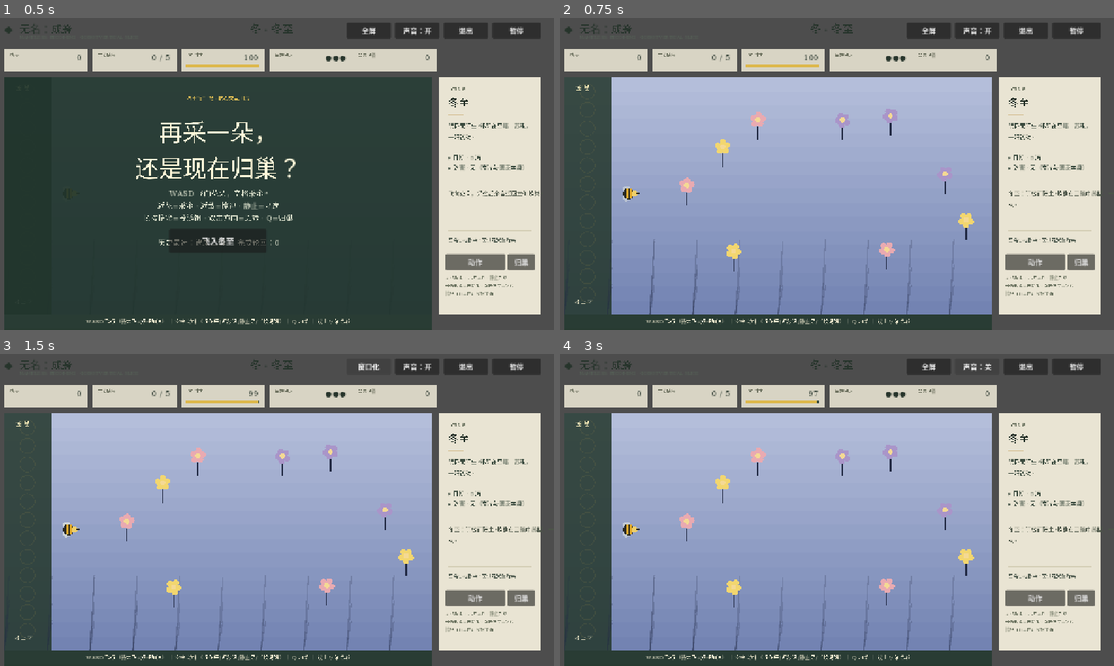
Above: before the commit, frames 1-4 (two rows, left to right).
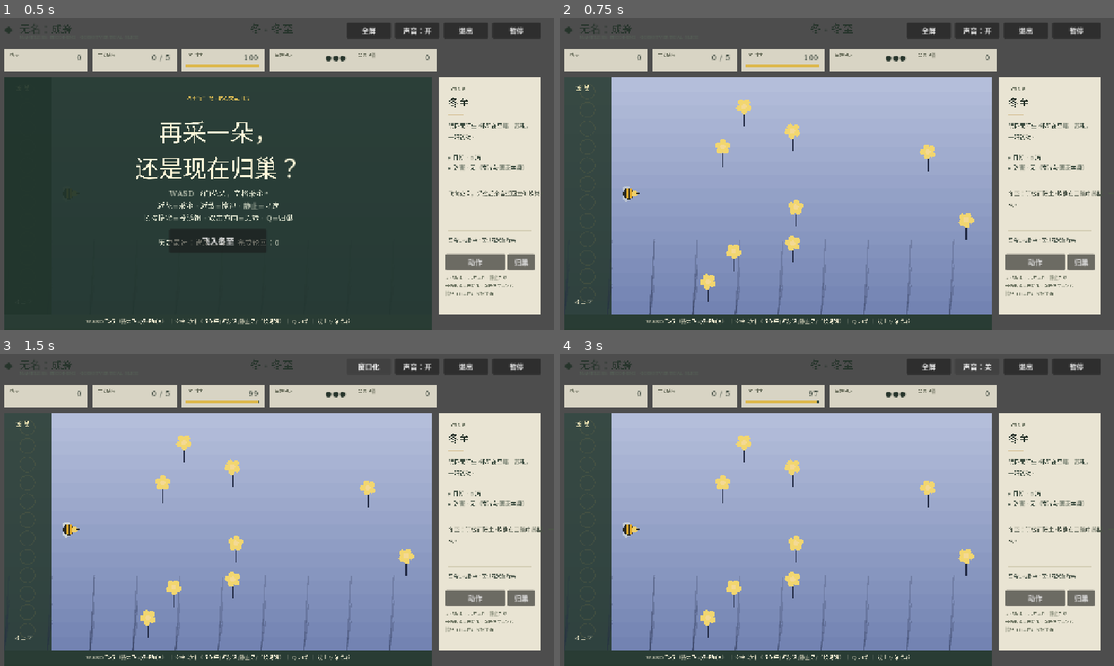
Above: after the commit, the same moments.

Repository: alanthssss/nameless-becoming
Game: Godot game, scene res://main.tscn
Same seed, same stepped clock (60 frames per second), same inputs: the game is played once before the commit and once after it.
Inputs:
- Up to frame 1 (0.5 s): no input
- Up to frame 2 (0.75 s): click "飞入冬至" at 0.5 s
- Up to frame 3 (1.5 s): click "全屏" at 1.25 s
- Up to frame 4 (3 s): click "窗口化" at 2 s; click "声音：开" at 2.75 s

Frame 1 is identical in both runs. In frame 2, 1.2% of the frame differs, in the area x 21-75%, y 26-91%; in frame 3, 1.2%; in frame 4, 1.2%.

Commit message:
feat: 花物候学春季验证——六花型数据驱动 + 花粉传递 + 连环花
Phase 2 数据驱动铺底:
- 新增 flowers.json：四季花型配置（spring/summer/autumn/winter）
- seasons.json：5 个春季节令增加 flower_set=spring
- main.gd 花朵生成改为按 flower_set 权重选取花型
- 花朵对象增加 type/max_nectar/triggers_growth 字段
- draw_flower 按 type 使用 FLOWER_TYPE_COLORS 区分颜色+标注名称

Phase 1 春季行为:
- 花粉传递：连续采两朵不同花(2s内)→第二朵蜜量+1
- 连环花：采完一朵后2s内采相邻(≤120px)同型花→蜜量+1(上限+3)
- 连环花连接线：窗口内从上一朵画指引线到附近同型花
- 采蜜消息优先级：连环>花粉>机制>默认

其他:
- pollination_mechanic spawn_new_flower 增加 type=nectar_bloom
- recovery_flower 增加 type/max_nectar 字段
- smoke_test 增加 flowers.json 结构断言 + spring flower_set 断言
- 全量测试通过：smoke + flow + boss_term + headless启动

Diff:
--- /dev/null
+++ b/godot/data/flowers.json
@@ -0,0 +1,34 @@
+{
+  "spring": {
+    "types": [
+      {"id": "nectar_bloom", "nectar_base": 3, "weight": 0.40},
+      {"id": "first_bloom", "nectar_base": 2, "triggers_growth": true, "weight": 0.30},
+      {"id": "chain_bloom", "nectar_base": 2, "weight": 0.30}
+    ],
+    "pollen_transfer": {"bonus": 1, "window_s": 2.0},
+    "chain_bloom": {"bonus": 1, "window_s": 2.0, "cap": 3, "range_px": 120}
+  },
+  "summer": {
+    "types": [
+      {"id": "nectar_bloom", "nectar_base": 3, "weight": 0.30},
+      {"id": "peak_bloom", "nectar_base": 5, "weight": 0.50},
+      {"id": "cascade_bloom", "nectar_base": 7, "weight": 0.20}
+    ]
+  },
+  "autumn": {
+    "types": [
+      {"id": "nectar_bloom", "nectar_base": 3, "weight": 0.25},
+      {"id": "fading_bloom", "nectar_base": 2, "weight": 0.35},
+      {"id": "late_bloom", "nectar_base": 4, "weight": 0.25},
+      {"id": "seed_bloom", "nectar_base": 1, "weight": 0.15}
+    ]
+  },
+  "winter": {
+    "types": [
+      {"id": "nectar_bloom", "nectar_base": 2, "weight": 0.15},
+      {"id": "hidden_bloom", "nectar_base": 2, "weight": 0.40},
+      {"id": "warmth_bloom", "nectar_base": 3, "weight": 0.25},
+      {"id": "frozen_bloom", "nectar_base": 3, "weight": 0.20}
+    ]
+  }
+}
--- a/godot/data/seasons.json
+++ b/godot/data/seasons.json
@@ -60,6 +60,7 @@
     "yang": 32,
     "goal": 6,
     "flowers": 8,
+    "flower_set": "spring",
     "mosquitoes": 1,
     "ants": 0,
     "crickets": 0,
@@ -78,6 +79,7 @@
     "yang": 38,
     "goal": 7,
     "flowers": 8,
+    "flower_set": "spring",
     "mosquitoes": 1,
     "ants": 0,
     "crickets": 0,
@@ -96,6 +98,7 @@
     "yang": 44,
     "goal": 7,
     "flowers": 8,
+    "flower_set": "spring",
     "mosquitoes": 1,
     "ants": 1,
     "crickets": 0,
@@ -123,6 +126,7 @@
     "yang": 56,
     "goal": 8,
     "flowers": 8,
+    "flower_set": "spring",
     "mosquitoes": 2,
     "ants": 1,
     "crickets": 0,
@@ -141,6 +145,7 @@
     "yang": 62,
     "goal": 9,
     "flowers": 8,
+    "flower_set": "spring",
     "mosquitoes": 3,
     "ants": 1,
     "crickets": 0,
--- a/godot/scripts/main.gd
+++ b/godot/scripts/main.gd
@@ -4,6 +4,19 @@
 const HIVE_X := 132.0
 const HIVE_SAFE_X := 225.0
 const FLOWER_COLORS := [Color("f2d66f"), Color("e9aab1"), Color("a995c9")]
+const FLOWER_TYPE_COLORS := {
+	"nectar_bloom": Color("f2d66f"),
+	"first_bloom": Color("c8e89a"),
+	"chain_bloom": Color("e8a0d4"),
+	"peak_bloom": Color("e07845"),
+	"fading_bloom": Color("b89070"),
+	"late_bloom": Color("d4b060"),
+	"seed_bloom": Color("a8c878"),
+	"hidden_bloom": Color("8899bb"),
+	"warmth_bloom": Color("e8a06a"),
+	"frozen_bloom": Color("a0c4d4"),
+	"cascade_bloom": Color("cc66aa")
+}
 const TERMS := ["立春", "雨水", "惊蛰", "春分", "清明", "谷雨", "立夏", "小满", "芒种", "夏至", "小暑", "大暑", "立秋", "处暑", "白露", "秋分", "寒露", "霜降", "立冬", "小雪", "大雪", "冬至", "小寒", "大寒"]
 const SEASON_LENGTH := 6
 const UPGRADE_CAP := 6
@@ -59,6 +72,19 @@
 var paused_from_phase := "playing"
 var persistence_enabled := true
 
+# 花物候学：花型配置与春季行为状态
+var flower_configs: Dictionary = {}
+var last_harvest_index := -1
+var last_harvest_time := 0.0
+var pollen_transfer_window := 2.0
+var pollen_transfer_bonus := 1
+var chain_timer := 0.0
+var chain_last_index := -1
+var chain_bonus_count := 0
+var chain_window_s := 2.0
+var chain_cap := 3
+var chain_range_px := 120.0
+
 var title_label: Label
 var term_label: Label
 var carried_label: Label
@@ -114,6 +140,7 @@
 	apply_display_settings()
 	load_stage_data()
 	load_balance_data()
+	load_flower_data()
 	load_upgrade_data()
 	load_boss_data()
 	bee = BeePlayer.new()
@@ -214,10 +241,38 @@
 	else:
 		push_error("平衡参数格式错误")
 
+func load_flower_data() -> void:
+	var file := FileAccess.open("res://data/flowers.json", FileAccess.READ)
+	if file == null:
+		push_warning("无法读取花型数据，将使用基线蜜花")
+		return
+	var parsed = JSON.parse_string(file.get_as_text())
+	if parsed is Dictionary:
+		flower_configs = parsed
+	else:
+		push_warning("花型数据格式错误，将使用基线蜜花")
+
 func balance_value(section: String, key: String, fallback: float) -> float:
 	if balance.has(section) and balance[section] is Dictionary:
 		return float(balance[section].get(key, fallback))
 	return fallback
+
+## 花物候学：按权重随机选取花型
+func _pick_flower_type(types: Array) -> Dictionary:
+	if types.is_empty():
+		return {"id": "nectar_bloom", "nectar_base": 3}
+	var total_weight := 0.0
+	for t in types:
+		total_weight += float(t.get("weight", 1.0))
+	if total_weight <= 0.0:
+		return types[0]
+	var roll := rng.randf() * total_weight
+	var cumulative := 0.0
+	for t in types:
+		cumulative += float(t.get("weight", 1.0))
+		if roll <= cumulative:
+			return t
+	return types[-1]
 
 func make_label(parent: Node, text: String, position: Vector2, size: Vector2, font_size: int, color := Color("252a22")) -> Label:
 	var label := Label.new()
@@ -474,18 +529,47 @@
 	decoys.clear()
 	tuning_blooms.clear()
 	pollen.clear()
+	# 花物候学：重置花粉传递与连环花状态
+	last_harvest_index = -1
+	last_harvest_time = 0.0
+	chain_timer = 0.0
+	chain_last_index = -1
+	chain_bonus_count = 0
 	var data: Dictionary = stages[index]
 	bee.configure(float(data.energy_drain))
 	bee.reset_for_expedition(Vector2(180, 410))
+	# 花物候学：按 flower_set 读取花型权重生成
+	var flower_set_id := str(data.get("flower_set", ""))
+	var ftypes: Array = []
+	pollen_transfer_window = 0.0
+	chain_window_s = 0.0
+	if flower_set_id != "" and flower_configs.has(flower_set_id):
+		var fset: Dictionary = flower_configs[flower_set_id]
+		ftypes = fset.get("types", [])
+		if fset.has("pollen_transfer"):
+			var pt: Dictionary = fset["pollen_transfer"]
+			pollen_transfer_window = float(pt.get("window_s", 2.0))
+			pollen_transfer_bonus = int(pt.get("bonus", 1))
+		if fset.has("chain_bloom"):
+			var cb: Dictionary = fset["chain_bloom"]
+			chain_window_s = float(cb.get("window_s", 2.0))
+			chain_cap = int(cb.get("cap", 3))
+			chain_range_px = float(cb.get("range_px", 120.0))
 	for i in int(data.flowers):
 		var flower_position := find_spaced_flower_position(82.0)
+		var ftype := _pick_flower_type(ftypes)
+		var base_nectar := int(ftype.get("nectar_base", 3))
+		var nectar_val: int = max(2, roundi(base_nectar * float(data.nectar_scale))) + extra_nectar
 		flowers.append({
 			"id": i,
 			"position": flower_position,
-			"nectar": max(2, roundi(rng.randf_range(3, 6) * float(data.nectar_scale))) + extra_nectar,
+			"nectar": nectar_val,
+			"max_nectar": nectar_val,
 			"kind": i % 3,
 			"phase": rng.randf_range(0, TAU),
-			"recovery": false
+			"recovery": false,
+			"type": ftype.get("id", "nectar_bloom"),
+			"triggers_growth": bool(ftype.get("triggers_growth", false))
 		})
 	# 敌物候学：五类小怪按节令物候生成（见 docs/design/enemy-phenology.md）
 	for i in int(data.get("mosquitoes", 0)):
@@ -581,6 +665,9 @@
 	# 双击方向键 = 急转闪避
 	_check_double_tap_evade(delta)
 
+	# 花物候学：连环花窗口倒计时
+	chain_timer = maxf(0.0, chain_timer - delta)
+
 	# 归巢：Q 键自动飞回蜂巢
 	if Input.is_action_just_pressed("return_hive"):
 		bee.set_move_target(HIVE_RETURN_POS)
@@ -612,13 +699,47 @@
 			if harvest_clock >= balance_value("player", "harvest_interval", 0.42) / harvest_multiplier:
 				harvest_clock = 0.0
 				var flower: Dictionary = flowers[nearby]
+				var ftype := str(flower.get("type", "nectar_bloom"))
 				flower.nectar = int(flower.nectar) - 1
+				var harvest_msg := ""
+				var bonus_nectar := 0
+				# 花物候学：花粉传递——连续采两朵不同花，第二朵蜜量+1
+				if pollen_transfer_window > 0.0 and last_harvest_index >= 0 and last_harvest_index != nearby:
+					var time_since := elapsed - last_harvest_time
+					if time_since <= pollen_transfer_window:
+						bonus_nectar += pollen_transfer_bonus
+						harvest_msg = "花粉传递：携带的花粉让这朵花蜜量更丰。"
+				# 花物候学：连环花——采完一朵后2秒内采相邻同型花，蜜量+1
+				if ftype == "chain_bloom" and chain_window_s > 0.0:
+					if chain_timer > 0.0 and chain_last_index >= 0 and chain_bonus_count < chain_cap:
+						var prev_pos: Vector2 = flowers[chain_last_index].position
+						if flower.position.distance_to(prev_pos) <= chain_range_px:
+							bonus_nectar += 1
+							chain_bonus_count += 1
+							harvest_msg = "连环花路线：连续采蜜让花田更慷慨。（%d/%d）" % [chain_bonus_count, chain_cap]
+					chain_last_index = nearby
+					chain_timer = chain_window_s
+				else:
+					if chain_window_s > 0.0:
+						chain_timer = 0.0
+						chain_last_index = -1
+						chain_bonus_count = 0
+				# 应用加成（花蜜不减反增）
+				flower.nectar = int(flower.nectar) + bonus_nectar
 				flowers[nearby] = flower
 				carried += 1
 				sound.play_cue("harvest")
 				spawn_pollen(flower.position)
+				var msg_before := message
 				season_mechanics.on_harvest(nearby)
-				message = "花香正在变淡。还要继续停留吗？" if flower.nectar > 0 else "这朵花已经采尽。"
+				if harvest_msg != "":
+					message = harvest_msg
+				elif message != msg_before:
+					pass
+				else:
+					message = "花香正在变淡。还要继续停留吗？" if flower.nectar > 0 else "这朵花已经采尽。"
+				last_harvest_index = nearby
+				last_harvest_time = elapsed
 		elif not action_decoy_fired and action_hold_time >= DECOY_HOLD_THRESHOLD and carried > 0 and not near_enemy:
 			# 长按空格 + 携蜜 + 无花无敌 = 投蜜诱饵
 			action_decoy_fired = true
@@ -1430,7 +1551,7 @@
 		clampf(origin.x + rng.randf_range(-45.0, 45.0), HIVE_SAFE_X + 45.0, WORLD.end.x - 50.0),
 		clampf(origin.y + rng.randf_range(-45.0, 45.0), WORLD.position.y + 55.0, WORLD.end.y - 55.0)
 	)
-	flowers.append({"id": recovery_flower_serial, "position": recovery_position, "nectar": amount, "kind": 1, "phase": rng.randf_range(0, TAU), "recovery": true})
+	flowers.append({"id": recovery_flower_serial, "position": recovery_position, "nectar": amount, "max_nectar": amount, "kind": 1, "phase": rng.randf_range(0, TAU), "recovery": true, "type": "nectar_bloom"})
 	recovery_flower_serial += 1
 	spawn_pollen(recovery_position)
 
@@ -1655,6 +1776,18 @@
 		var y := 570.0 + sin(float(i) * 2.1) * 60.0
 		draw_line(Vector2(x, WORLD.end.y), Vector2(x + 10, y), Color(deep, 0.2), 3)
 
+	# 花物候学：连环花连接线（窗口内时，从上一朵连环花画指引线到附近同型花）
+	if chain_timer > 0.0 and chain_last_index >= 0 and chain_last_index < flowers.size():
+		var chain_pos: Vector2 = flowers[chain_last_index].position
+		for i in flowers.size():
+			var fl: Dictionary = flowers[i]
+			if i == chain_last_index or int(fl.nectar) <= 0:
+				continue
+			if str(fl.get("type", "")) != "chain_bloom":
+				continue
+			if chain_pos.distance_to(fl.position) <= chain_range_px:
+				var pulse := 0.3 + 0.2 * sin(elapsed * 5.0)
+				draw_line(chain_pos, fl.position, Color("e8a0d4", pulse), 2.0)
 	for flower in flowers:
 		draw_flower(flower)
 	for phantom in phantom_flowers:
@@ -1723,6 +1856,8 @@
 	var alive := int(flower.nectar) > 0 and not sleeping
 	var recovery := bool(flower.get("recovery", false))
 	var alpha := 1.0 if alive else 0.28
+	var ftype := str(flower.get("type", "nectar_bloom"))
+	var petal_base: Color = FLOWER_TYPE_COLORS.get(ftype, FLOWER_COLORS[int(flower.kind)])
 	if sleeping:
 		draw_line(pos + Vector2(0, 16), pos + Vector2(0, 45), Color(stage_color(2), 0.35), 3)
 		draw_circle(pos + Vector2(0, 14), 5, Color("3d4a3a", 0.55))
@@ -1731,7 +1866,7 @@
 		return
 	if float(flower.get("flatten_time", 0.0)) > 0.0:
 		# 被熊压平：花没有死，flatten_time 走完后会重新立起
-		var petal_color := Color(FLOWER_COLORS[int(flower.kind)], 0.38)
+		var petal_color := Color(petal_base, 0.38)
 		draw_line(pos + Vector2(0, 16), pos + Vector2(0, 38), Color(stage_color(2), 0.28), 2)
 		draw_circle(pos + Vector2(-7, 3), 6, petal_color)
 		draw_circle(pos + Vector2(6, 6), 5, petal_color)
@@ -1742,8 +1877,14 @@
 	draw_line(pos + Vector2(0, 16), pos + Vector2(0, 45), Color(stage_color(2), alpha), 3)
 	for petal in 5:
 		var angle := float(petal) * TAU / 5.0 + float(flower.phase)
-		draw_circle(pos + Vector2.from_angle(angle) * 11, 7, Color(FLOWER_COLORS[int(flower.kind)], alpha))
+		draw_circle(pos + Vector2.from_angle(angle) * 11, 7, Color(petal_base, alpha))
 	draw_circle(pos, 6, Color(stage_color(3), alpha))
+	# 花物候学：非基线花型标注名称
+	if alive and ftype != "nectar_bloom":
+		var type_labels := {"first_bloom": "初花", "chain_bloom": "连", "peak_bloom": "盛", "fading_bloom": "残", "late_bloom": "晚蜜", "seed_bloom": "籽", "hidden_bloom": "藏", "warmth_bloom": "暖", "frozen_bloom": "冰封", "cascade_bloom": "瀑"}
+		var label := str(type_labels.get(ftype, ""))
+		if label != "":
+			draw_string(zh_font, pos + Vector2(-12, 66), label, HORIZONTAL_ALIGNMENT_CENTER, 24, 10, Color(petal_base, 0.9))
 	if recovery and alive:
 		draw_arc(pos, 24 + sin(elapsed * 4.0) * 2.0, 0, TAU, 24, Color("fff1a8", 0.9), 3)
 		draw_string(zh_font, pos + Vector2(-22, 66), "返蜜", HORIZONTAL_ALIGNMENT_CENTER, 44, 11, Color("fff1a8"))
--- a/godot/scripts/mechanics/pollination_mechanic.gd
+++ b/godot/scripts/mechanics/pollination_mechanic.gd
@@ -80,11 +80,12 @@
 		"id": 2000 + extra_count,
 		"position": position,
 		"nectar": new_flower_nectar,
+		"max_nectar": new_flower_nectar,
 		"kind": extra_count % 3,
 		"phase": 0.0,
 		"recovery": false,
+		"type": "nectar_bloom",
 		"sleep_timer": sleep_seconds,
-		"max_nectar": new_flower_nectar,
 		"newly_open": true,
 		"pollinated": false,
 		"sleeping": false
--- a/godot/tests/smoke_test.gd
+++ b/godot/tests/smoke_test.gd
@@ -77,6 +77,12 @@
 				for stage in parsed:
 					if stage.get("mechanics", []).size() == 1 and stage.mechanics[0] == "huddle" and String(stage.name) != "寒露" and not bool(stage.get("warmth_carry", false)):
 						failures.append("越冬关 %s 缺少 warmth_carry 标记" % String(stage.name))
+				# 花物候学：春季节令必须携带 flower_set=spring
+				var spring_terms := ["立春", "雨水", "惊蛰", "清明", "谷雨"]
+				for stage in parsed:
+					if String(stage.name) in spring_terms:
+						if not stage.has("flower_set") or String(stage.flower_set) != "spring":
+							failures.append("春季节令 %s 缺少 flower_set=spring" % String(stage.name))
 
 	var upgrade_file := FileAccess.open("res://data/upgrades.json", FileAccess.READ)
 	if upgrade_file == null:
@@ -136,6 +142,35 @@
 				if not balance.mechanics.has(mechanic_id) or not balance.mechanics[mechanic_id] is Dictionary:
 					failures.append("机制参数缺少 %s 分区" % mechanic_id)
 
+	var flower_file := FileAccess.open("res://data/flowers.json", FileAccess.READ)
+	if flower_file == null:
+		failures.append("无法读取 flowers.json")
+	else:
+		var flower_data = JSON.parse_string(flower_file.get_as_text())
+		if not flower_data is Dictionary:
+			failures.append("flowers.json 顶层必须是对象")
+		else:
+			for season_id in ["spring", "summer", "autumn", "winter"]:
+				if not flower_data.has(season_id):
+					failures.append("flowers.json 缺少季节分组 %s" % season_id)
+				else:
+					var fset = flower_data[season_id]
+					if not fset is Dictionary or not fset.has("types") or not fset.types is Array:
+						failures.append("flowers.json %s 缺少 types 数组" % season_id)
+					else:
+						for ftype in fset.types:
+							for key in ["id", "nectar_base", "weight"]:
+								if not ftype.has(key):
+									failures.append("flowers.json %s 花型缺少字段 %s" % [season_id, key])
+			if flower_data.has("spring") and flower_data.spring is Dictionary:
+				if not flower_data.spring.has("pollen_transfer"):
+					failures.append("flowers.json spring 缺少 pollen_transfer 配置")
+				if not flower_data.spring.has("chain_bloom"):
+					failures.append("flowers.json spring 缺少 chain_bloom 配置")
+
+	# 花物候学：春季节令必须携带 flower_set
+	# (checked inside seasons.json validation block above)
+
 	for mechanic_path in ["res://scripts/mechanics/season_mechanics.gd", "res://scripts/mechanics/pollination_mechanic.gd", "res://scripts/mechanics/conscription_mechanic.gd", "res://scripts/mechanics/reserve_mechanic.gd", "res://scripts/mechanics/huddle_mechanic.gd"]:
 		if load(mechanic_path) == null:
 			failures.append("季节机制脚本无法加载：%s" % mechanic_path)
